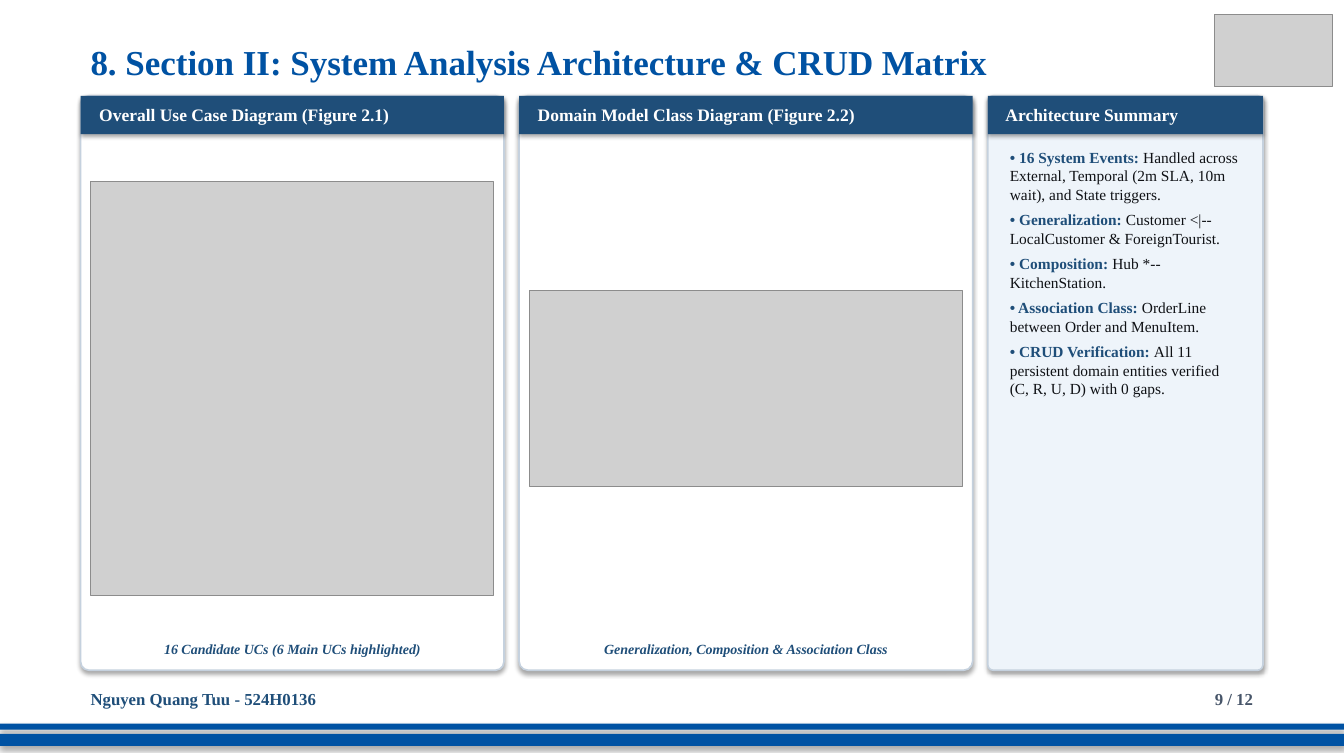
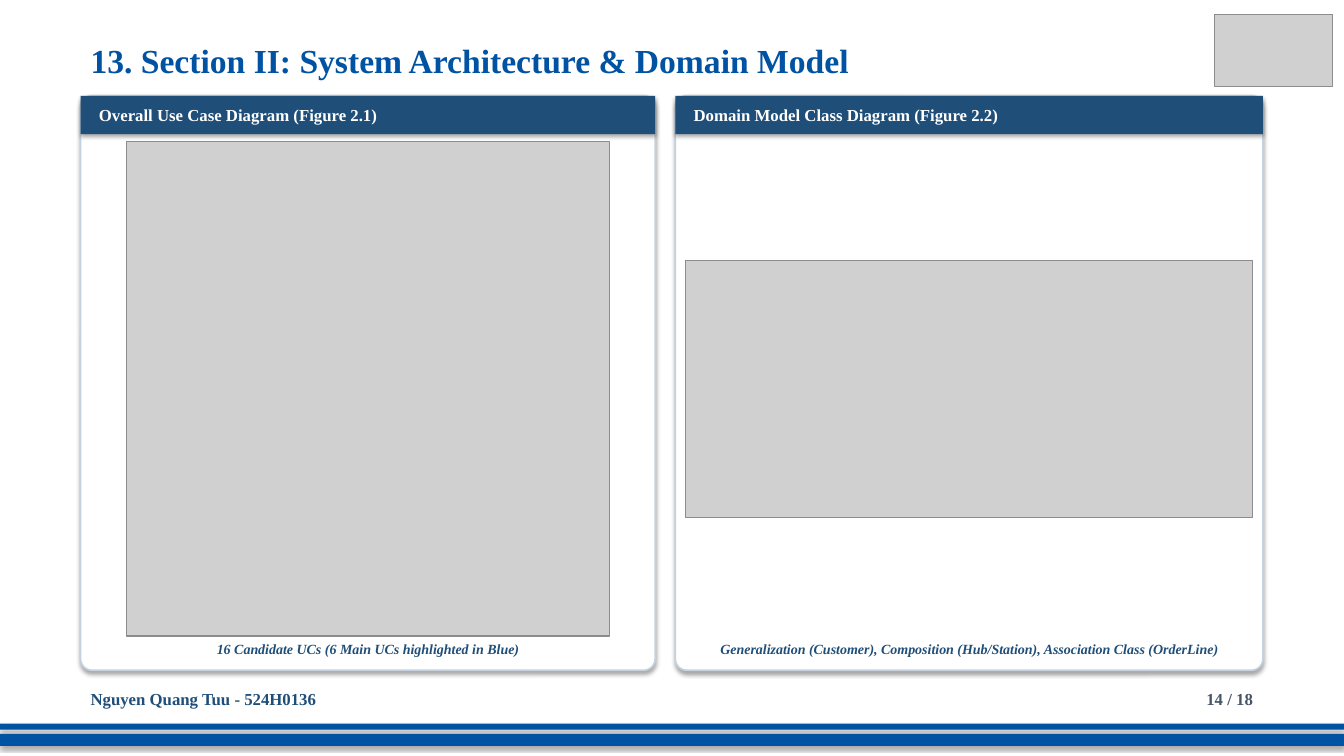
Before and after one commit to DoQuocTrung06/SaigonBite-RAD-TeamF10, a slide deck: slide 14 of Part_2/TeamF10_Presentation_for_SaigonBite.pptx (slide 9 before the commit). Drawn at 1344x756 pixels with LibreOffice and Linux fonts; fonts in the diff are those of the drawing; grey boxes stand for pictures. Boxes give left, top, right and bottom in pixels: in the first picture for what was removed or moved away, otherwise in the second. Text is boxed around its words. In the diff, an @@ line names an element or a change of style, - is before the commit and + after.

```diff
--- a/Part_2/TeamF10_Presentation_for_SaigonBite.pptx
+++ b/Part_2/TeamF10_Presentation_for_SaigonBite.pptx
@@ text at <box>91,49,848,80</box>: text changed; size 25 to 24 pt @@
-8. Section II: System Analysis Architecture & CRUD Matrix
+13. Section II: System Architecture & Domain Model
@@ rectangle "Overall Use Case Diagram (Figure ...": place and size @@
-rectangle "Overall Use Case Diagram (Figure ..." at <box>81,96,504,134</box>
+rectangle "Overall Use Case Diagram (Figure ..." at <box>81,96,655,134</box>
@@ rectangle "Overall Use Case Diagram (Figure ..." at <box>81,96,655,134</box>: size 12.5 to 12 pt @@
@@ rounded rectangle: place and size @@
-rounded rectangle at <box>81,96,504,670</box>
+rounded rectangle at <box>81,96,655,670</box>
@@ rectangle "Domain Model Class Diagram (Figure ..." at <box>676,96,1263,134</box>: size 12.5 to 12 pt @@
@@ rectangle "Domain Model Class Diagram (Figure ...": place and size @@
-rectangle "Domain Model Class Diagram (Figure ..." at <box>519,96,973,134</box>
+rectangle "Domain Model Class Diagram (Figure ..." at <box>676,96,1263,134</box>
@@ rounded rectangle: place and size @@
-rounded rectangle at <box>519,96,973,670</box>
+rounded rectangle at <box>676,96,1263,670</box>
@@ rounded rectangle removed at <box>988,96,1263,670</box> @@
@@ rectangle removed at <box>988,96,1263,134</box> @@
-Architecture Summary
@@ picture: place and size @@
-picture at <box>91,181,494,595</box>
+picture at <box>127,141,610,636</box>
@@ text removed at <box>1010,152,1238,398</box> @@
-• 16 System Events: Handled across External, Temporal (2m SLA, 10m wait), and State triggers.
-• Generalization: Customer <|-- LocalCustomer & ForeignTourist.
-• Composition: Hub *-- KitchenStation.
-• Association Class: OrderLine between Order and MenuItem.
-• CRUD Verification: All 11 persistent domain entities verified (C, R, U, D) with 0 gaps.
@@ picture: place and size @@
-picture at <box>529,290,963,487</box>
+picture at <box>686,260,1253,517</box>
@@ text at <box>217,644,519,657</box>: text changed @@
-16 Candidate UCs (6 Main UCs highlighted)
+16 Candidate UCs (6 Main UCs highlighted in Blue)
@@ text at <box>720,644,1218,657</box>: text changed @@
-Generalization, Composition & Association Class
+Generalization (Customer), Composition (Hub/Station), Association Class (OrderLine)
@@ text at <box>1206,694,1253,705</box>: text changed @@
-9 / 12
+14 / 18
```
Also in this commit, not shown: 11 other slides changed, 6 slides added.
